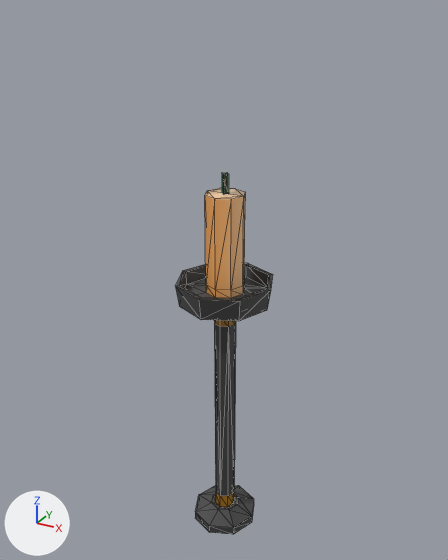
One commit to the OBJ model Redist/Models/3dmodels/Candle_336x11.obj: the scene before it, then after it.
The view is the same before and after, from a camera (50 mm lens) standing at (1.016, -1.856, 2.023) and looking at (-0.025, 0.038, 1.077). Lighting does not change. The marker at lower left points along +X, +Y and +Z. Mesh edges are drawn as thin lines. Where no turn or scale is listed for an object, it has been applied to the vertices.

Script lines for the objects in view, before the commit:
```python
me_candle_336x11 = bpy.data.meshes.new('Candle_336x11')
me_candle_336x11.from_pydata(...)  # 120 vertices, 224 faces; spans x -0.19..0.19, y -0.19..0.19, z -0.02..1.5
me_candle_336x11.materials.append(mat_336light)  # picture img_336light_source_png
ob_candle_336x11 = bpy.data.objects.new('Candle_336x11', me_candle_336x11)
ob_candle_336x11.location = (0.0, 0.0, 0.0)
```
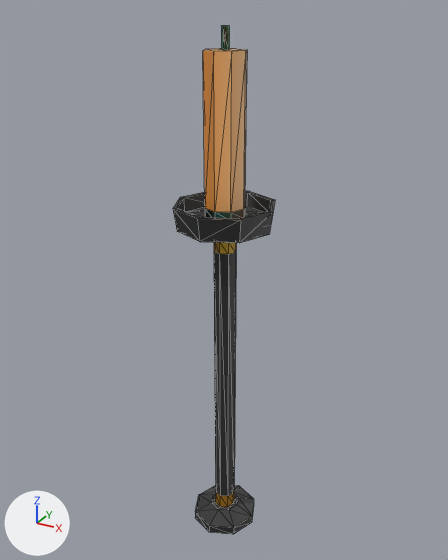
The change in detail:
me_candle_336x11 is used by ob_candle_336x11; location (0.0, 0.0, 0.0).
me_candle_336x11 had 120 vertices, 224 faces and spanned x -0.19..0.19, y -0.19..0.19, z -0.02..1.5.
me_candle_336x11 now has 120 vertices, 224 faces and spans x -0.19..0.19, y -0.19..0.19, z -0.02..1.97.
me_candle_336x11 part 1: the loose piece of 4 vertices spanning x 0.0, y -0.02..0.01, z 1.43..1.5 is moved by (0.0, 0.0, 0.47).
me_candle_336x11 part 2: the loose piece of 4 vertices spanning x -0.01..0.01, y 0.0, z 1.43..1.5 is moved by (0.0, 0.0, 0.47).
me_candle_336x11 part 3: all 64 vertices in x -0.19..0.19, y -0.19..0.19, z 0.92..1.1 are moved by (0.0, 0.0, 0.29).
me_candle_336x11 part 4: 8 of the vertices in x -0.07..0.07, y -0.08..0.08, z 1.43 are moved by (0.0, 0.0, 0.47).
me_candle_336x11 part 5: 70 kept faces spanning x -0.13..0.13, y -0.19..0.19, z -0.02..1.39 get new texture (UV) coordinates.

What differs and where, as boxes [x1, y1, x2, y2] in the pictures (448 x 560 px; the box of a moved part takes in the faces that stretch with it):
'Candle_336x11', reshaped (41% taller)
    before: [175, 173, 273, 534]
    after: [173, 26, 275, 534]
part 1 of me_candle_336x11, moved or reshaped
    before: [223, 174, 225, 194]
    after: [223, 26, 225, 50]
part 2 of me_candle_336x11, moved or reshaped
    before: [222, 173, 229, 194]
    after: [221, 26, 229, 50]
part 3 of me_candle_336x11, moved or reshaped
    before: [175, 263, 273, 496]
    after: [173, 191, 275, 496]
part 4 of me_candle_336x11, moved or reshaped
    before: [205, 188, 245, 290]
    after: [203, 49, 247, 212]
part 5 of me_candle_336x11, surface changed (grey to black)
    both: [195, 494, 238, 533]
